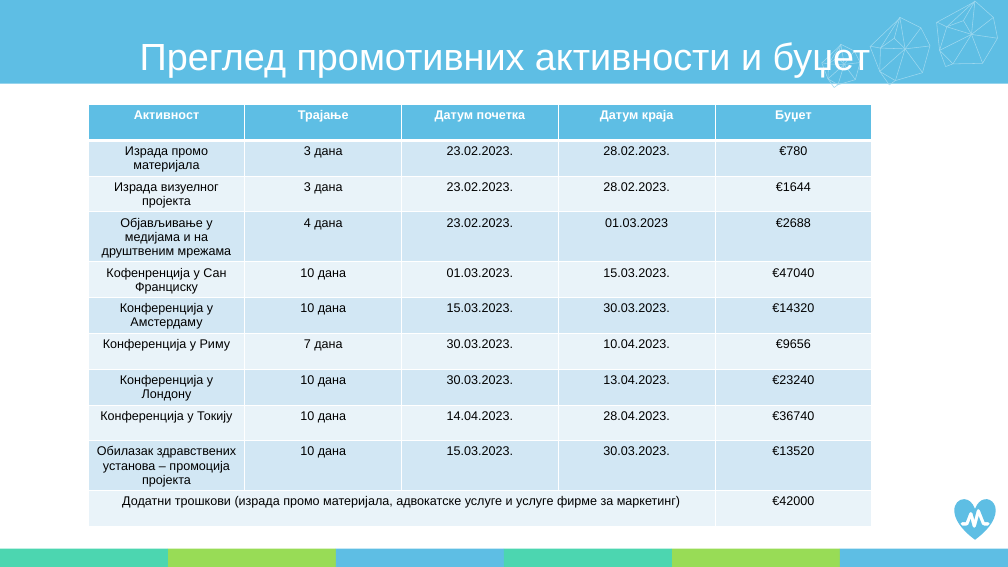
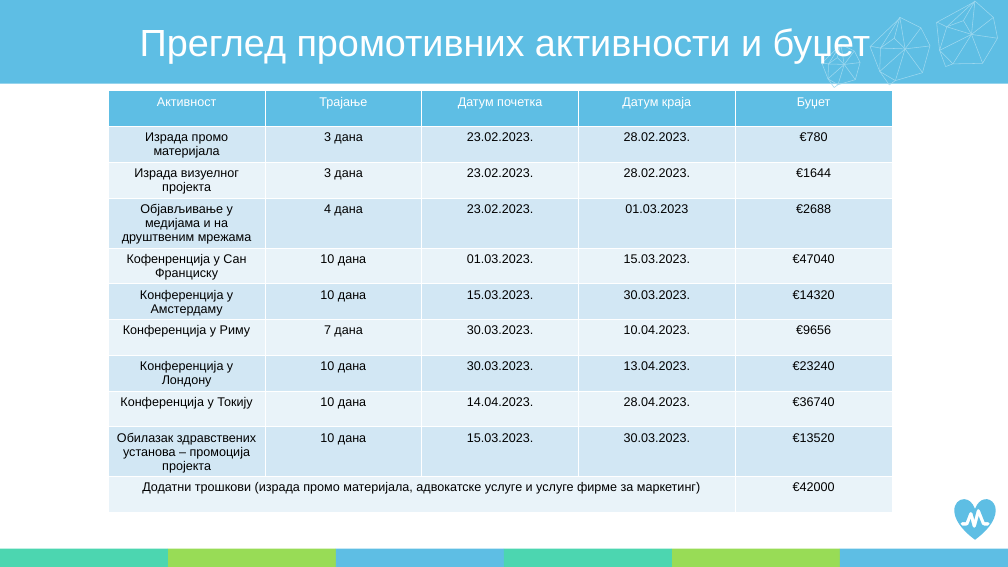
Before and after one commit to PetrovicT/CardioGuardian, a slide deck: slide 15 of Faza III/prezentacija.pptx (slide 14 before the commit). Drawn at 1008x567 pixels with LibreOffice and Linux fonts; fonts in the diff are those of the drawing. Boxes give left, top, right and bottom in pixels: in the first picture for what was removed or moved away, otherwise in the second. Text is boxed around its words. In the diff, an @@ line names an element or a change of style, - is before the commit and + after.

```diff
--- a/Faza III/prezentacija.pptx
+++ b/Faza III/prezentacija.pptx
@@ text "Преглед промотивних активности и буџет": place and size @@
-text "Преглед промотивних активности и буџет" at (140,42,871,77)
+text "Преглед промотивних активности и буџет" at (140,28,871,63)
@@ table at (108,91,891,532) @@
@@ bold off in "Активност", "Трајање", "Датум почетка", "Датум краја" and 1 more places @@
@@ table: place and size @@
-table at (88,104,871,546)
+table at (108,91,891,532)
```
Also in this commit, not shown: 3 other slides changed, 5 slides added, 3 slides removed, 3 other files.
